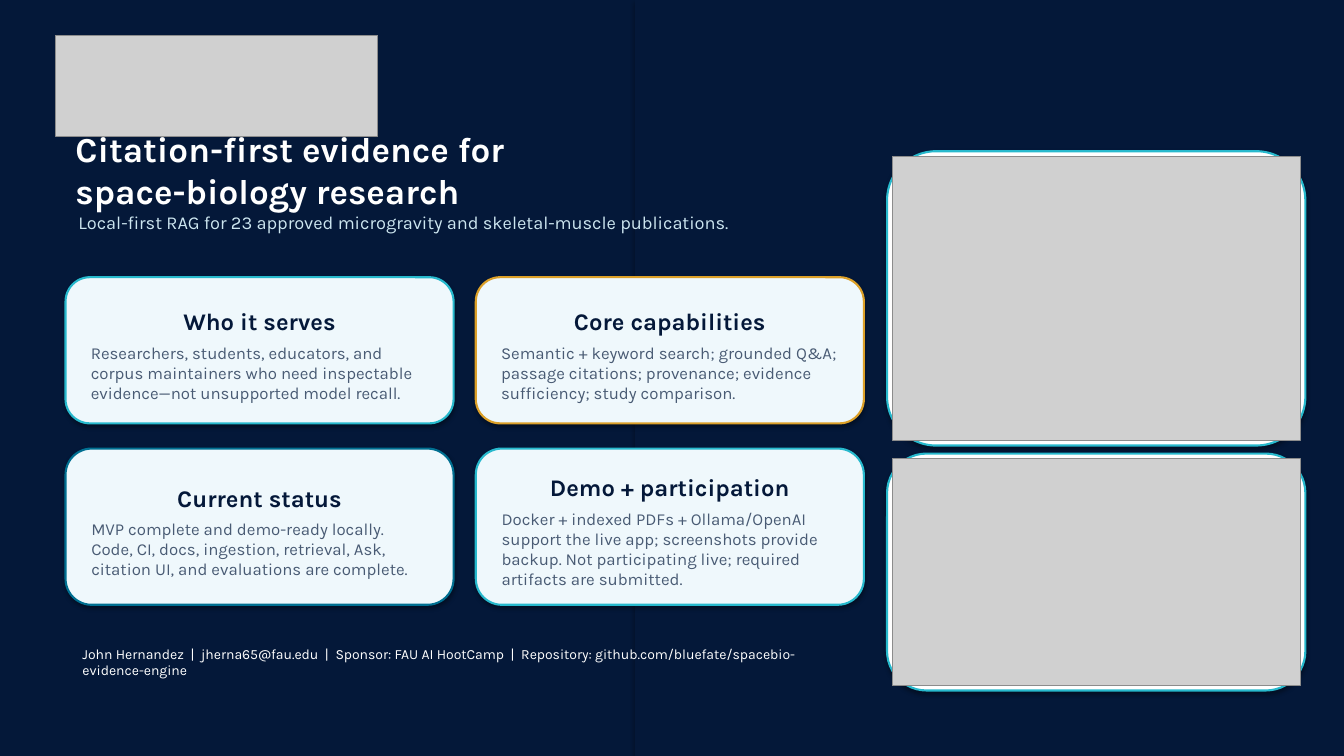
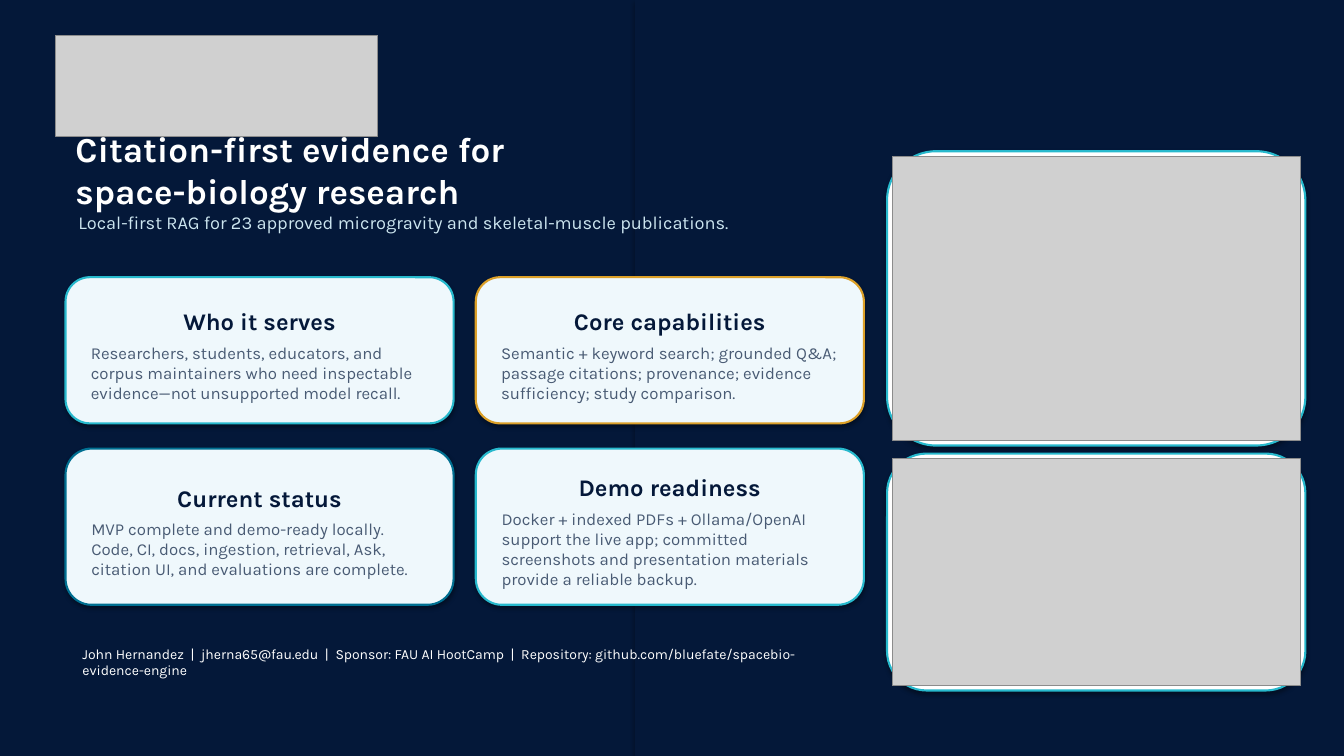
Before and after one commit to bluefate/spacebio-evidence-engine, a slide deck: slide 1 of docs/final/Space_Biology_Evidence_Engine_One_Page_Summary.pptx. Drawn at 1344x756 pixels with LibreOffice and Linux fonts; fonts in the diff are those of the drawing; grey boxes stand for pictures. Boxes give left, top, right and bottom in pixels: in the first picture for what was removed or moved away, otherwise in the second. Text is boxed around its words. In the diff, an @@ line names an element or a change of style, - is before the commit and + after.

Commit message:
docs: remove showcase participation language (#195)

```diff
--- a/docs/final/Space_Biology_Evidence_Engine_One_Page_Summary.pptx
+++ b/docs/final/Space_Biology_Evidence_Engine_One_Page_Summary.pptx
@@ text in rounded rectangle at <box>502,479,809,589</box>: text changed @@
-Demo + participation
-Docker + indexed PDFs + Ollama/OpenAI support the live app; screenshots provide backup. Not participating live; required artifacts are submitted.
+Demo readiness
+Docker + indexed PDFs + Ollama/OpenAI support the live app; committed screenshots and presentation materials provide a reliable backup.
```
Also in this commit, not shown: 7 other files.
